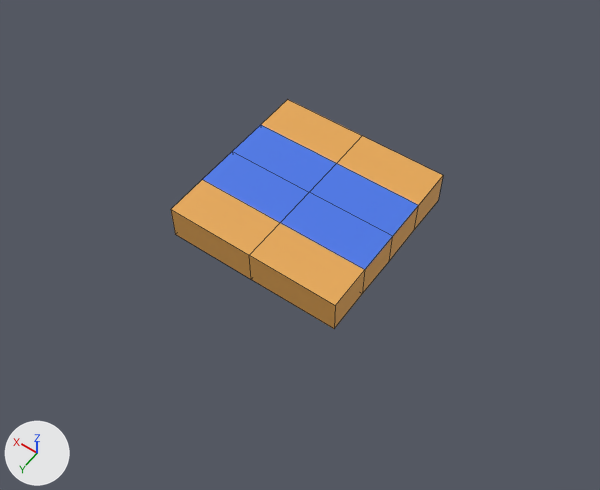
Two versions of the FBX model Assets/Game/RiverStraight.fbx, one commit apart.
One viewpoint serves both versions: a 50 mm camera at (-8.06, 11.68, 16.45) aimed at (-0.29, 0.81, -0.64). Every picture has the same lights, and +X, +Y and +Z are marked at lower left. Mesh edges are drawn as thin lines.
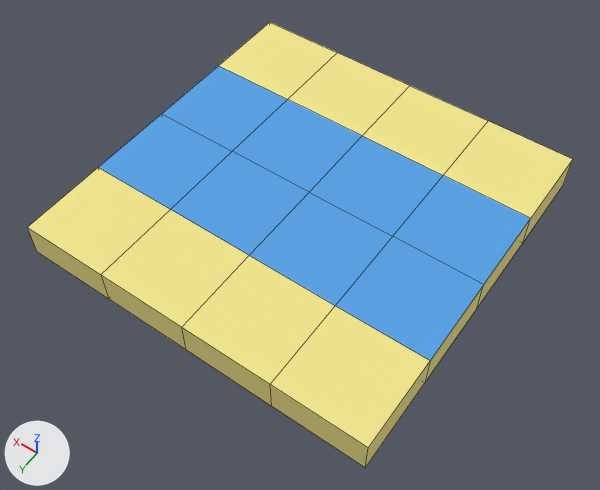
Changed parts and their boxes [x1, y1, x2, y2] in the pictures (600 x 490 px):
'Cube', reshaped (100% wider, 94% taller): before [171, 99, 443, 329]; after [27, 22, 573, 468]

The change, as a diff of the scene's bpy script:
```diff
--- a/Assets/Game/RiverStraight.fbx.py
+++ b/Assets/Game/RiverStraight.fbx.py
@@ mat_sand @@
+mat_sand = principled_material('Sand')
+mat_sand.base_color = (0.9, 0.799, 0.27)  # yellow #f3e78e
+mat_sand.roughness = 1.0
@@ mat_waterbeta @@
+mat_waterbeta = principled_material('WaterBETA')
+mat_waterbeta.base_color = (0.09, 0.369, 0.8)  # blue #55a4e7
+mat_waterbeta.roughness = 0.05
@@ me_cube @@
 # used by ob_cube; location = (0.0, 0.0, 0.0)
-me_cube.from_pydata(...)  # 30 vertices, 28 faces; spans x -2.5..2.5, y -2.5..2.5, z -0.5..0.5
-me_cube.materials.append(mat_material)  # orange #e7a854
-me_cube.materials.append(mat_water)  # blue #4776e7
+me_cube.from_pydata(...)  # 50 vertices, 48 faces; spans x -5.0..5.0, y -5.0..5.0, z -0.5..0.5
+# me_cube part 1
+# 12 vertices are removed from x -2.5..2.5, y -1.25..1.25, z -0.5..0.5
+# 28 faces are deleted
+# 6 new vertices lie (0.0, 2.5, 0.0) away from vertices in x -2.5..2.5, y 2.5, z -0.5..0.5
+# 8 new vertices lie (-2.5, 0.0, 0.0) away from vertices in x -2.5, y -2.5..5.0, z -0.5..0.5
+# 8 new vertices lie (2.5, 0.0, 0.0) away from vertices in x 2.5, y -2.5..5.0, z -0.5..0.5
+# 10 new vertices lie (0.0, -2.5, 0.0) away from vertices in x -5.0..5.0, y -2.5, z -0.5..0.5
+# 40 new faces join them, mat_sand (yellow #f3e78e)
+# 8 new faces join them, mat_waterbeta (blue #55a4e7)
+me_cube.materials.append(mat_sand)  # yellow #f3e78e
+me_cube.materials.append(mat_waterbeta)  # blue #55a4e7
```
